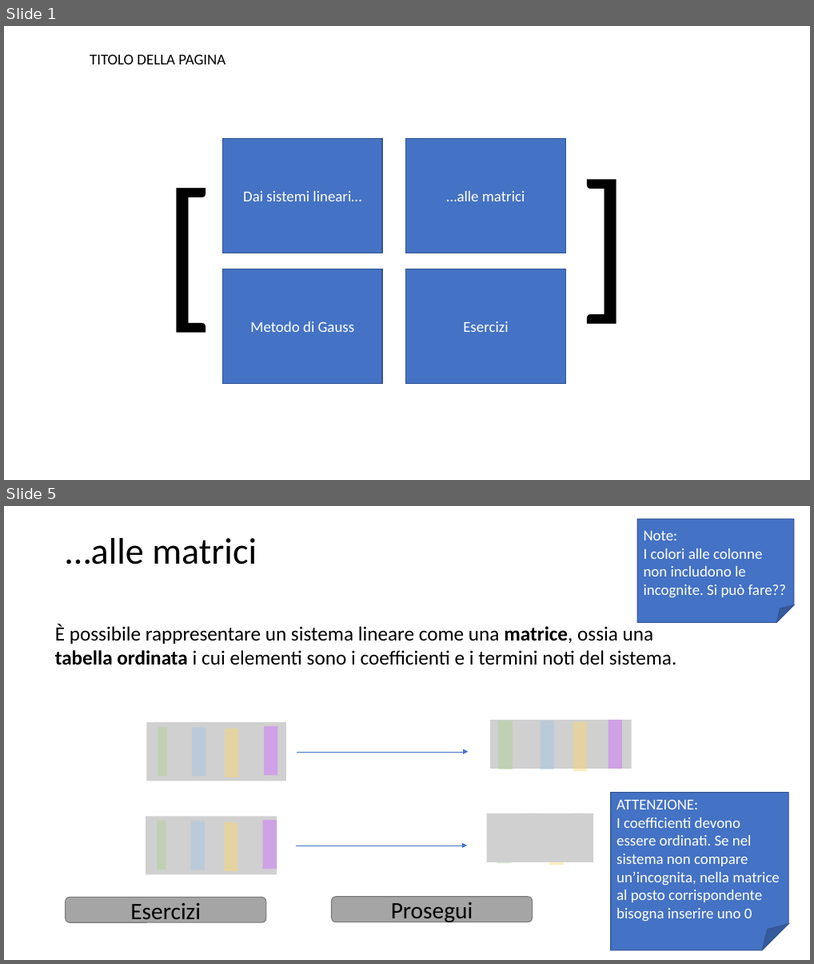
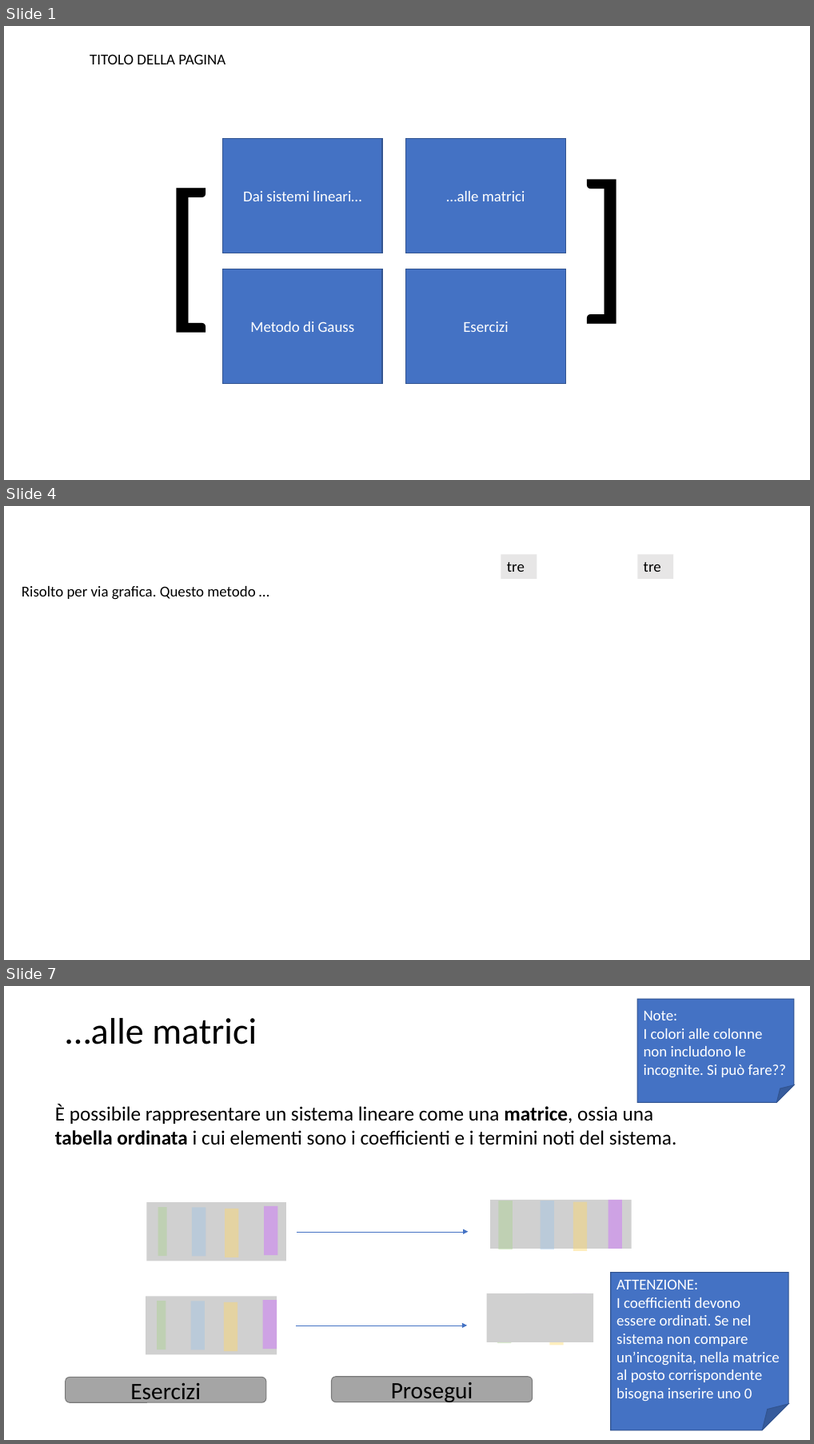
Before and after one commit to matteodelv/GaussLinearSystems, a slide deck: Presentazione.pptx. Shown one above the other, each under a label of ours: slides 1 and 5 before the commit, slides 1, 4 and 7 after it; the slides between them are not shown. The pictures are 814x964 and 814x1444 pixels, drawn with LibreOffice and Linux fonts; fonts in the diff are those of the drawing; grey boxes stand for pictures; background and template pictures are left out. Boxes give left, top, right and bottom in pixels: in the first picture for what was removed or moved away, otherwise in the second. Text is boxed around its words. In the diff, an @@ line names an element or a change of style, - is before the commit and + after.

```diff
--- a/Presentazione.pptx
+++ b/Presentazione.pptx
@@ slide 4 added at <box>4,506,810,960</box>, background picture (left out) @@
@@ rectangle added at <box>502,554,537,579</box>, fill #E7E6E6, 18 pt, text #000000 @@
+tre
@@ rectangle added at <box>638,554,674,579</box>, fill #E7E6E6, 18 pt, text #000000 @@
+tre
@@ text added at <box>22,586,255,600</box>, 18 pt, text #000000 @@
+Risolto per via grafica. Questo metodo …
@@ what was slide 5 is now slide 7 @@
```
Also in this commit, not shown: 2 slides changed, 5 other slides added, 2 slides removed.
